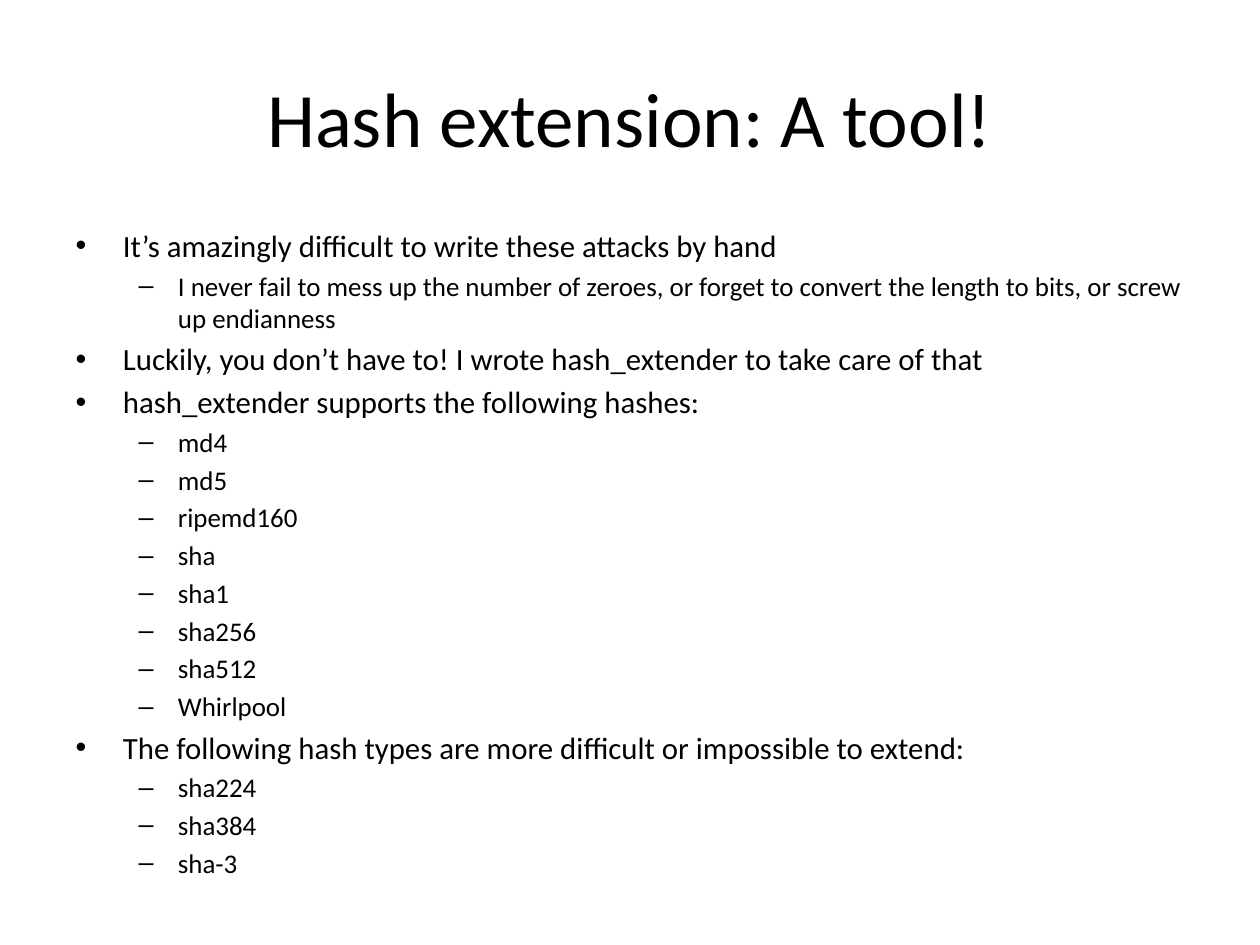
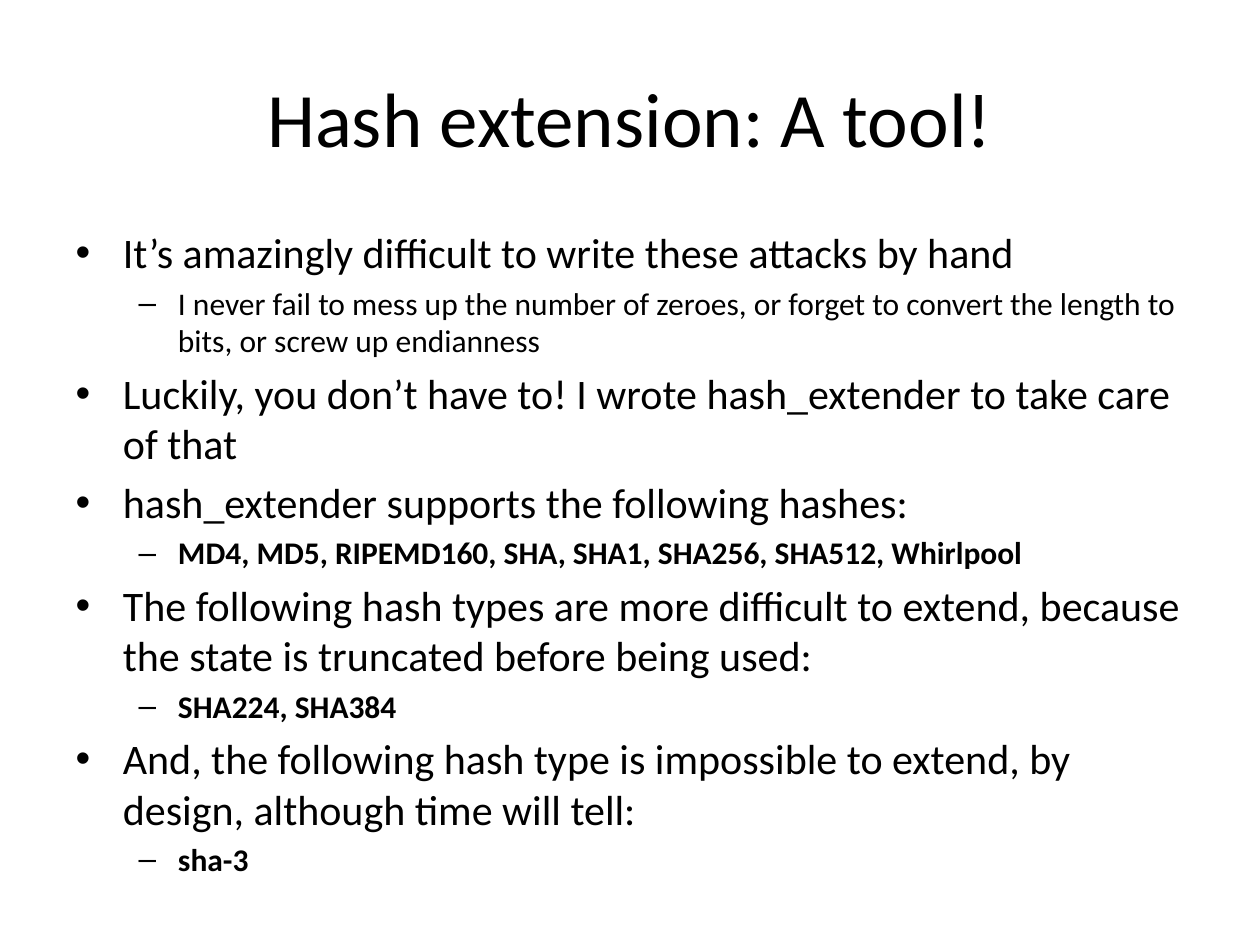
Before and after one commit to iagox86/2013-02-Shmoocon-talk, a slide deck: slide 63 of Shmoocon.pptx. Drawn at 1260x945 pixels with LibreOffice and Linux fonts; fonts in the diff are those of the drawing. Boxes give left, top, right and bottom in pixels: in the first picture for what was removed or moved away, otherwise in the second. Text is boxed around its words. In the diff, an @@ line names an element or a change of style, - is before the commit and + after.

```diff
--- a/Shmoocon.pptx
+++ b/Shmoocon.pptx
@@ text at box(123, 238, 1175, 526): size 17.6 to 24 pt in "It’s amazingly difficult to write these attacks ...", "Luckily, you don’t have to! I wrote ...", "hash_extender supports the following hashes:"; size 15.4 to 18 pt in "I never fail to mess up the ...", "sha-3"; bold on in "sha-3"; more space between paragraphs @@
@@ text at box(123, 542, 1180, 833): text changed; size 17.6 to 24 pt @@
-  – md4
-  – md5
-  – ripemd160
-  – sha
-  – sha1
-  – sha256
-  – sha512
-  – Whirlpool
-• The following hash types are more difficult or impossible to extend:
-  – sha224
-  – sha384
+  – MD4, MD5, RIPEMD160, SHA, SHA1, SHA256, SHA512, Whirlpool
+• The following hash types are more difficult to extend, because the state is truncated before being used:
+  – SHA224, SHA384
+• And, the following hash type is impossible to extend, by design, although time will tell:
```
Also in this commit, not shown: 22 other slides changed, 12 slides added, 3 slides removed.
